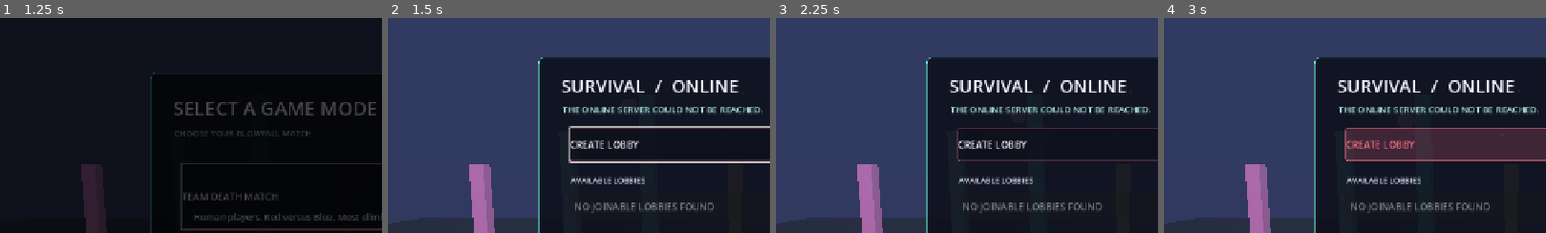
Above: before the commit, frames 1-4 (left to right).
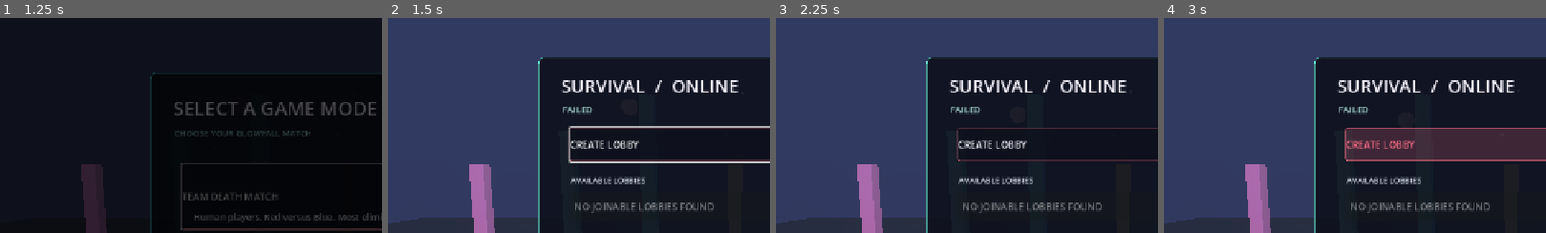
Above: after the commit, the same moments.

Repository: GameDevRocky/project-2
Game: Godot game, scene res://scenes/main.tscn
Same seed, same stepped clock (60 frames per second), same inputs: the game is played once before the commit and once after it.
Inputs (mouse positions are % of the whole screen's width and height, from its top left):
- Up to frame 1 (1.25 s): click "PLAY" at 0.5 s
- Up to frame 2 (1.5 s): click "SURVIVAL" at 1.25 s
- Up to frame 3 (2.25 s): click (42, 59) at 2.02 s; type "12" at 2.1 s
- Up to frame 4 (3 s): click "CREATE LOBBY" at 2.75 s
The pictures show only the part of the screen within x 4-54%, y 0-50%; the shares and areas given below are measured in that part.

Frame 1 is identical in both runs. In frame 2, 1.1% of the frame differs, in the area x 45-98%, y 41-45%; in frame 3, 1.1%; in frame 4, 1.1%.

Commit message:
Handle multiplayer disconnects and remove camera shake

Diff:
--- a/scripts/menu.gd
+++ b/scripts/menu.gd
@@ -507,7 +507,7 @@
 
 
 func _on_network_failed(detail: String) -> void:
-	if current_screen == "online_setup" and is_instance_valid(status_label):
+	if (current_screen == "online_setup" or current_screen == "lobby") and is_instance_valid(status_label):
 		status_label.text = detail.to_upper()
 
 
--- a/scripts/net/network_session.gd
+++ b/scripts/net/network_session.gd
@@ -16,8 +16,10 @@
 signal health_changed(peer_id: int, health: float)
 signal player_eliminated(victim_peer_id: int, attacker_peer_id: int)
 signal player_respawned(peer_id: int)
+signal player_left_match(peer_id: int)
 signal score_changed(scores: Dictionary, stats: Dictionary)
 signal match_finished(title: String, detail: String)
+signal match_abandoned(detail: String)
 
 enum ConnectionState { OFFLINE, CONNECTING, CONNECTED }
 
@@ -342,7 +344,8 @@
 	var lobby: Dictionary = _server_lobbies[code]
 	if int(lobby.host_id) != peer_id or str(lobby.state) != "lobby":
 		return
-	if (lobby.players as Dictionary).is_empty():
+	if (lobby.players as Dictionary).size() < 2:
+		_client_request_failed.rpc_id(peer_id, "At least two players are required to start a match.")
 		return
 	_server_begin_round(code)
 
@@ -512,6 +515,12 @@
 
 
 @rpc("authority", "call_remote", "reliable")
+func _client_player_left(peer_id: int) -> void:
+	players.erase(peer_id)
+	player_left_match.emit(peer_id)
+
+
+@rpc("authority", "call_remote", "reliable")
 func _client_score_changed(scores: Dictionary, stats: Dictionary) -> void:
 	score_changed.emit(scores.duplicate(true), stats.duplicate(true))
 
@@ -520,6 +529,12 @@
 func _client_match_finished(title: String, detail: String) -> void:
 	match_active = false
 	match_finished.emit(title, detail)
+
+
+@rpc("authority", "call_remote", "reliable")
+func _client_match_abandoned(detail: String) -> void:
+	_clear_client_lobby()
+	match_abandoned.emit(detail)
 
 
 func _server_eliminate(code: String, victim: int, attacker: int) -> void:
@@ -683,6 +698,7 @@
 		_peer_lobbies.erase(peer_id)
 		return
 	var lobby: Dictionary = _server_lobbies[code]
+	var previous_state := str(lobby.get("state", ""))
 	var lobby_players: Dictionary = lobby.players
 	lobby_players.erase(peer_id)
 	(lobby.health as Dictionary).erase(peer_id)
@@ -697,10 +713,43 @@
 		lobby.host_id = int(lobby_players.keys()[0])
 	lobby.players = lobby_players
 	_server_lobbies[code] = lobby
-	if str(lobby.state) == "lobby":
+	if previous_state == "lobby":
 		_broadcast_lobby(code)
-	elif str(lobby.mode) == "SURVIVAL":
-		_check_survival_winner(code)
+	elif previous_state == "match" or previous_state == "intermission":
+		for member_value in lobby_players.keys():
+			_client_player_left.rpc_id(int(member_value), peer_id)
+		if lobby_players.size() <= 1:
+			_return_match_to_menu(code, "The match ended because too few players remain.")
+			return
+		if previous_state == "match":
+			if str(lobby.mode) == "TEAM_DEATH_MATCH":
+				var red_count := 0
+				var blue_count := 0
+				for record_value in lobby_players.values():
+					var record: Dictionary = record_value
+					if str(record.get("team", "")) == TEAM_RED:
+						red_count += 1
+					elif str(record.get("team", "")) == TEAM_BLUE:
+						blue_count += 1
+				if red_count == 0 or blue_count == 0:
+					var remaining_team := TEAM_BLUE if red_count == 0 else TEAM_RED
+					_finish_match(code, "TEAM %s REMAINS" % remaining_team,
+						"The opposing team left the match.")
+			else:
+				_check_survival_winner(code)
+	_broadcast_public_lobbies()
+
+
+func _return_match_to_menu(code: String, detail: String) -> void:
+	if not _server_lobbies.has(code):
+		return
+	var lobby: Dictionary = _server_lobbies[code]
+	var remaining_peers := (lobby.players as Dictionary).keys()
+	_server_lobbies.erase(code)
+	for member_value in remaining_peers:
+		var member := int(member_value)
+		_peer_lobbies.erase(member)
+		_client_match_abandoned.rpc_id(member, detail)
 	_broadcast_public_lobbies()
 
 
--- a/scripts/player.gd
+++ b/scripts/player.gd
@@ -93,12 +93,6 @@
 ## Maximum right-stick turn speed in radians per second.
 @export var controller_look_speed: float = 2.8
 
-## Camera movement applied for a brief instant when a shot leaves the weapon.
-@export var shot_shake_duration: float = 0.11
-@export var shot_shake_position: float = 0.028
-@export var shot_shake_roll: float = 0.012
-
-
 # --- Live numbers, rebuilt by _apply_pair() ---------------------------------
 var _speed: float
 var _jump_velocity: float
@@ -154,7 +148,6 @@
 var _view_model: Node3D
 var _muzzle: MeshInstance3D
 var _camera_home := Vector3(0.0, 1.6, 0.0)
-var _shake_remaining := 0.0
 var _spectating := false
 var _spectate_target: Node3D
 
@@ -357,7 +350,6 @@
 
 func _physics_process(delta: float) -> void:
 	if _dead:
-		_animate_screen_shake(delta)
 		return
 
 	_tick_timers(delta)
@@ -366,7 +358,6 @@
 	_shoot(delta)
 	_regenerate(delta)
 	_animate_view_model(delta)
-	_animate_screen_shake(delta)
 
 
 func _look_with_controller(delta: float) -> void:
@@ -487,7 +478,6 @@
 		})
 
 	_kick_view_model()
-	_start_screen_shake()
 	stats_changed.emit()
 
 
@@ -581,28 +571,6 @@
 	_view_model.position.y -= 0.012
 
 
-func _start_screen_shake() -> void:
-	_shake_remaining = shot_shake_duration
-
-
-func _animate_screen_shake(delta: float) -> void:
-	if _spectating:
-		return
-	if _shake_remaining > 0.0:
-		_shake_remaining = maxf(_shake_remaining - delta, 0.0)
-		var weight := _shake_remaining / maxf(shot_shake_duration, 0.001)
-		_camera.position = _camera_home + Vector3(
-			randf_range(-shot_shake_position, shot_shake_position) * weight,
-			randf_range(-shot_shake_position, shot_shake_position) * weight,
-			0.0)
-		_camera.rotation.z = randf_range(-shot_shake_roll, shot_shake_roll) * weight
-	else:
-		_camera.position = _camera.position.lerp(
-			_camera_home, clampf(delta * 24.0, 0.0, 1.0))
-		_camera.rotation.z = lerp_angle(
-			_camera.rotation.z, 0.0, clampf(delta * 24.0, 0.0, 1.0))
-
-
 # ============================================================================
 # INHERITANCE
 # ============================================================================
@@ -703,7 +671,6 @@
 		return
 	_spectating = true
 	_spectate_target = target
-	_shake_remaining = 0.0
 	velocity = Vector3.ZERO
 	collision_layer = 0
 	collision_mask = 0
--- a/scripts/tdm_match_controller.gd
+++ b/scripts/tdm_match_controller.gd
@@ -78,8 +78,10 @@
 	NetworkSession.health_changed.connect(_on_health_changed)
 	NetworkSession.player_eliminated.connect(_on_player_eliminated)
 	NetworkSession.player_respawned.connect(_on_player_respawned)
+	NetworkSession.player_left_match.connect(_on_player_left_match)
 	NetworkSession.score_changed.connect(_on_score_changed)
 	NetworkSession.match_finished.connect(_on_match_finished)
+	NetworkSession.match_abandoned.connect(_on_match_abandoned)
 	NetworkSession.match_started.connect(_on_next_round_started)
 	NetworkSession.server_left.connect(_on_server_left)
 	_build_hud()
@@ -173,6 +175,29 @@
 	_refresh_score_label()
 
 
+func _on_player_left_match(peer_id: int) -> void:
+	var actor = actors.get(peer_id)
+	actors.erase(peer_id)
+	alive.erase(peer_id)
+	stats.erase(peer_id)
+	_killer_of.erase(peer_id)
+	for index in range(players.size() - 1, -1, -1):
+		if int(players[index].get("peer_id", 0)) == peer_id:
+			players.remove_at(index)
+	if is_instance_valid(actor):
+		actor.queue_free()
+	if _spectated_peer_id == peer_id:
+		_spectated_peer_id = 0
+		var fallback_id := _first_alive_remote_peer()
+		if fallback_id != 0:
+			_begin_spectating(fallback_id)
+		else:
+			local_player.stop_spectating()
+			spectate_label.text = ""
+			hud.set_spectating(false)
+	_refresh_score_label()
+
+
 func _on_score_changed(next_scores: Dictionary, next_stats: Dictionary) -> void:
 	scores = next_scores.duplicate(true)
 	stats = next_stats.duplicate(true)
@@ -190,6 +215,12 @@
 func _on_next_round_started(_mode: String, _roster: Array[Dictionary]) -> void:
 	if ended:
 		get_tree().change_scene_to_file("res://scenes/match.tscn")
+
+
+func _on_match_abandoned(_detail: String) -> void:
+	Input.mouse_mode = Input.MOUSE_MODE_VISIBLE
+	NetworkSession.disconnect_game()
+	get_tree().change_scene_to_file("res://scenes/main.tscn")
 
 
 func _on_server_left() -> void:
@@ -295,6 +326,15 @@
 	return candidate
 
 
+func _first_alive_remote_peer() -> int:
+	var local_id := NetworkSession.local_peer_id()
+	for peer_value in actors.keys():
+		var peer_id := int(peer_value)
+		if peer_id != local_id and bool(alive.get(peer_id, false)):
+			return peer_id
+	return 0
+
+
 func _record_for(peer_id: int) -> Dictionary:
 	for record in players:
 		if int(record.get("peer_id", 0)) == peer_id:
Not shown, changed: memory/INDEX.md
Not shown, added: memory/match-disconnect-rules.md
Not shown, changed: memory/shot-impact-feedback.md
